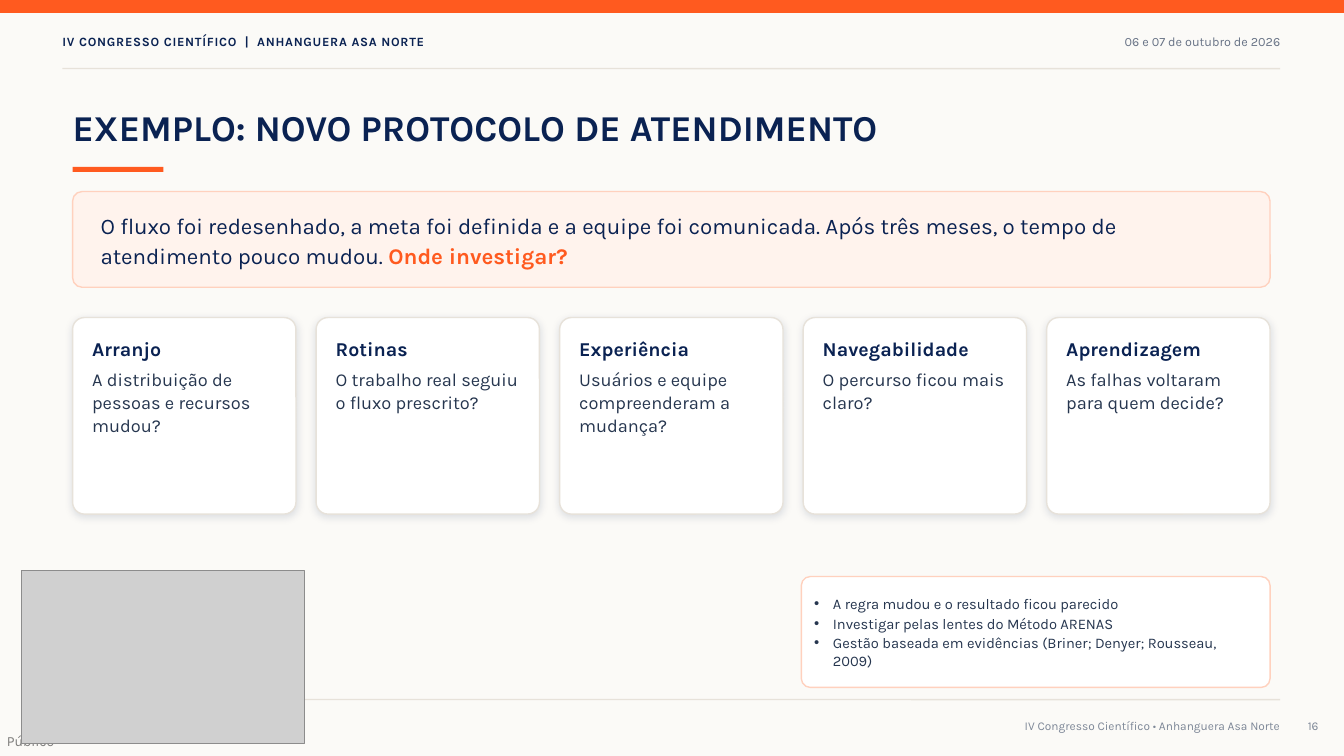
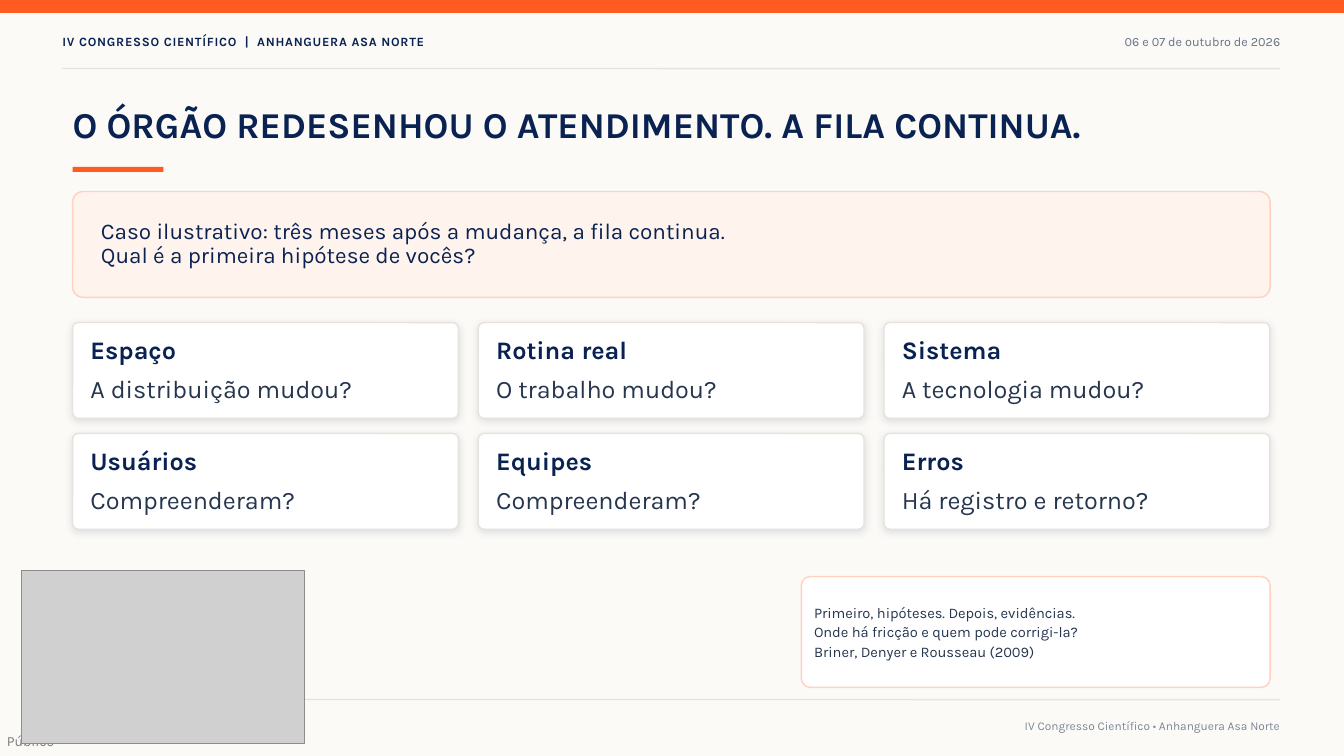
Before and after one commit to cnj-proj-icm/apresenta-o-anhanguera, a slide deck: slide 12 of Palestra_Igor_Caires_Machado_IV_Congresso.pptx (slide 16 before the commit). Drawn at 1344x756 pixels with LibreOffice and Linux fonts; fonts in the diff are those of the drawing; grey boxes stand for pictures. Boxes give left, top, right and bottom in pixels: in the first picture for what was removed or moved away, otherwise in the second. Text is boxed around its words. In the diff, an @@ line names an element or a change of style, - is before the commit and + after.

```diff
--- a/Palestra_Igor_Caires_Machado_IV_Congresso.pptx
+++ b/Palestra_Igor_Caires_Machado_IV_Congresso.pptx
@@ text at (73,105,1080,139): text changed @@
-EXEMPLO: NOVO PROTOCOLO DE ATENDIMENTO
+O ÓRGÃO REDESENHOU O ATENDIMENTO. A FILA CONTINUA.
@@ rounded rectangle "Caso ilustrativo: três meses após ...": place and size @@
-rounded rectangle "Caso ilustrativo: três meses após ..." at (73,192,1270,287)
+rounded rectangle "Caso ilustrativo: três meses após ..." at (73,192,1270,297)
@@ text in rounded rectangle at (101,222,725,269): text changed; size 16 to 16.1 pt @@
-O fluxo foi redesenhado, a meta foi definida e a equipe foi comunicada. Após três meses, o tempo de atendimento pouco mudou. Onde investigar?
+Caso ilustrativo: três meses após a mudança, a fila continua.
+Qual é a primeira hipótese de vocês?
@@ rounded rectangle "Espaço": place and size @@
-rounded rectangle "Espaço" at (73,318,296,514)
+rounded rectangle "Espaço" at (73,323,459,418)
@@ rounded rectangle "Rotina real": place and size @@
-rounded rectangle "Rotina real" at (317,318,540,514)
+rounded rectangle "Rotina real" at (479,323,865,418)
@@ rounded rectangle removed at (804,318,1027,514) @@
-Navegabilidade
-O percurso ficou mais claro?
@@ rounded rectangle "Sistema": place and size @@
-rounded rectangle "Sistema" at (560,318,783,514)
+rounded rectangle "Sistema" at (884,323,1270,418)
@@ rounded rectangle removed at (1047,318,1270,514) @@
-Aprendizagem
-As falhas voltaram para quem decide?
@@ text in rounded rectangle at (90,342,352,403): text changed; size 13 to 18 pt @@
-Arranjo
-A distribuição de pessoas e recursos mudou?
+Espaço
+A distribuição mudou?
@@ text in rounded rectangle at (496,341,716,399): text changed; size 13 to 18 pt @@
-Rotinas
-O trabalho real seguiu o fluxo prescrito?
+Rotina real
+O trabalho mudou?
@@ text in rounded rectangle at (902,341,1144,404): text changed; size 13 to 18 pt @@
-Experiência
-Usuários e equipe compreenderam a mudança?
+Sistema
+A tecnologia mudou?
@@ rounded rectangle added at (73,434,459,529), fill #FFFFFF, outline #E7E2DA 1 pt, 18 pt, text #26364F @@
+Usuários
+Compreenderam?
@@ rounded rectangle added at (479,434,865,529), fill #FFFFFF, outline #E7E2DA 1 pt, 18 pt, text #26364F @@
+Equipes
+Compreenderam?
@@ rounded rectangle added at (884,434,1270,529), fill #FFFFFF, outline #E7E2DA 1 pt, 18 pt, text #26364F @@
+Erros
+Há registro e retorno?
@@ text in rounded rectangle at (814,607,1078,661): text changed @@
-• A regra mudou e o resultado ficou parecido
-• Investigar pelas lentes do Método ARENAS
-• Gestão baseada em evidências (Briner; Denyer; Rousseau, 2009)
+Primeiro, hipóteses. Depois, evidências.
+Onde há fricção e quem pode corrigi-la?
+Briner, Denyer e Rousseau (2009)
@@ page number removed at (1308,722,1319,730) @@
-16
```
Also in this commit, not shown: 12 other slides changed, 11 slides added, 10 slides removed, 21 other files.
